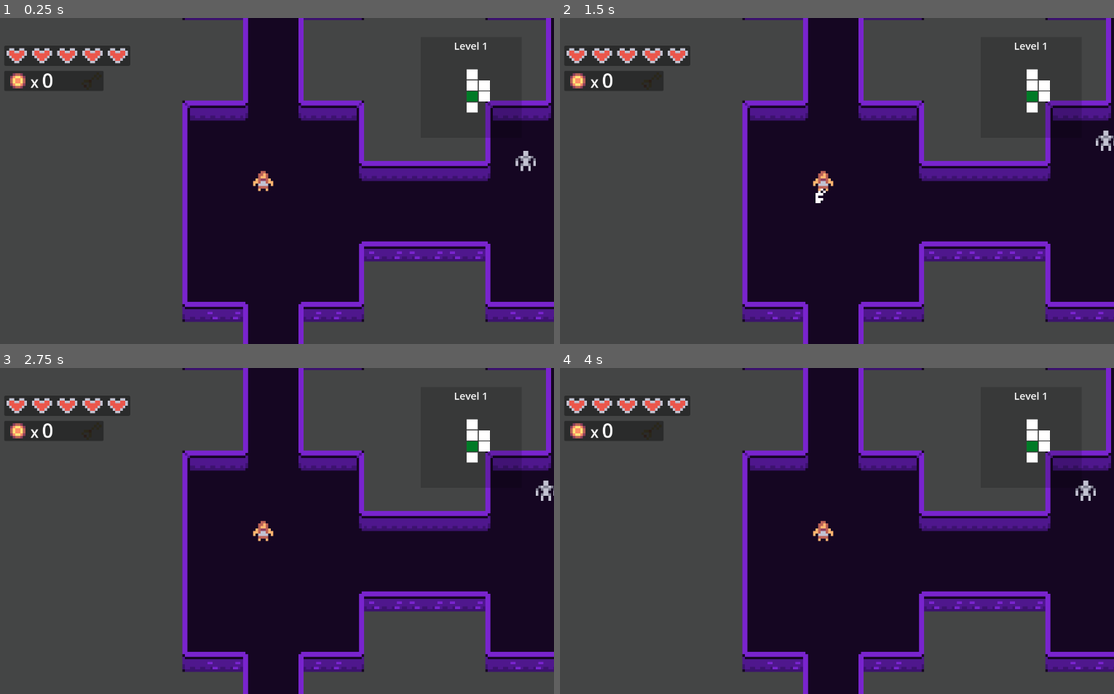
Above: before the commit, frames 1-4 (two rows, left to right).
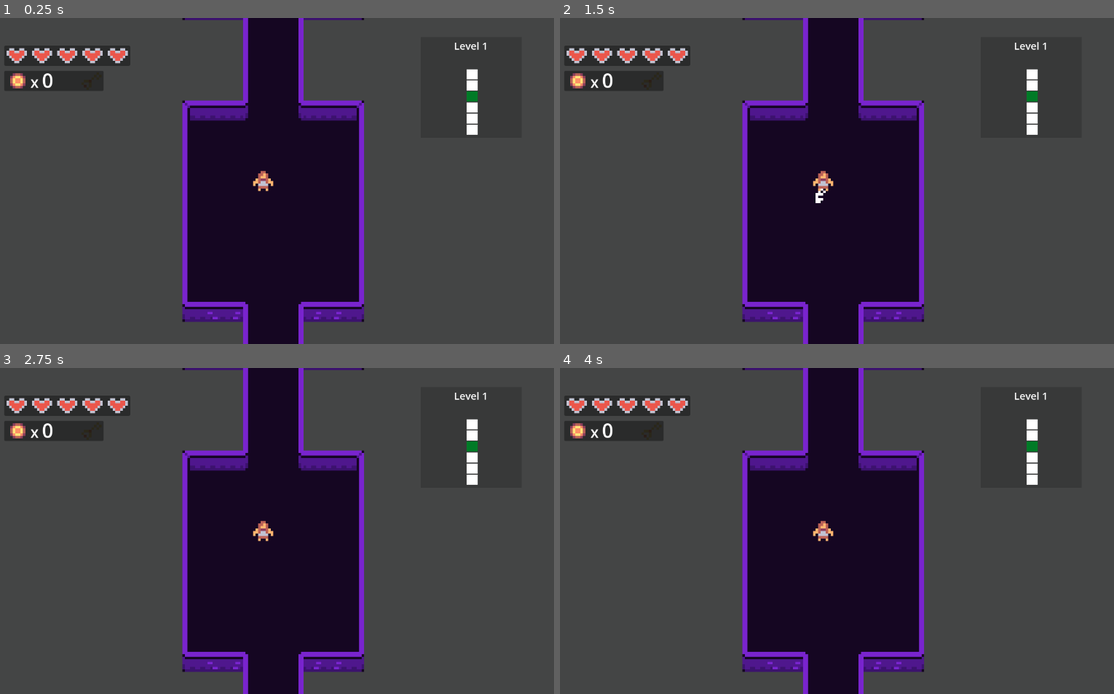
Above: after the commit, the same moments.

Repository: AyaPK/godot-roguelike
Game: Godot game, scene res://scenes/world.tscn
The game is run twice, just before and just after one commit, with the same random seed, the same clock (stepped at 60 frames per second) and the same inputs.
Inputs:
- Up to frame 1 (0.25 s): no input
- Up to frame 2 (1.5 s): tap Enter at 0.5 s; hold Right (atk_right) 0.53-1.28 s; tap Space at 1.25 s; hold Down (atk_down) from 1.28 s (still down)
- Up to frame 3 (2.75 s): tap Enter at 2 s; release Down (atk_down) at 2.03 s; hold Right (atk_right) from 2.03 s (still down)
- Up to frame 4 (4 s): tap Space at 2.75 s; release Right (atk_right) at 2.78 s; hold Up (atk_up) 2.78-3.53 s; tap Enter at 3.5 s; hold Left (atk_left) from 3.53 s (still down)

The runs differ from the first frame. In frame 1, 16% of the frame differs, in the area x 64-100%, y 0-94%; in frame 2, 16%; in frame 3, 16%; in frame 4, 16%.
Error before the commit: Invalid assignment of property or key 'texture' with value of type 'CompressedTexture2D' on a base object of type 'null instance'. (res://scripts/shop_item.gd:…

Commit message:
Add item buying and first example item

Diff:
--- a/globals/PlayerData.gd
+++ b/globals/PlayerData.gd
@@ -4,7 +4,7 @@
 var health: int = max_health
 var coins: int = 0
 var level: int = 1
-var map_seed: int = 943487
+var map_seed: int = 9434
 
 var random_modulate: Color
 
--- /dev/null
+++ b/item_resources/buy_effects/heart_up.gd
@@ -0,0 +1,6 @@
+class_name HeartUp extends OnBuy
+
+func trigger() -> void:
+	print("Bought!")
+	PlayerData.max_health += 2
+	PlayerData.change_health(2)
--- /dev/null
+++ b/item_resources/buy_effects/on_buy.gd
@@ -0,0 +1,4 @@
+class_name OnBuy extends Resource
+
+func trigger() -> void:
+	pass
--- /dev/null
+++ b/item_resources/heart_up.tres
@@ -0,0 +1,17 @@
+[gd_resource type="Resource" script_class="item" load_steps=5 format=3 uid="uid://ckcc5gngdq17r"]
+
+[ext_resource type="Script" uid="uid://whwvkd2on3v4" path="res://item_resources/item.gd" id="1_6pu65"]
+[ext_resource type="Script" uid="uid://2glu4dyd453e" path="res://item_resources/buy_effects/heart_up.gd" id="1_l53tn"]
+[ext_resource type="Texture2D" uid="uid://bkbo1hwffi5l6" path="res://assets/art/heart.png" id="3_a6373"]
+
+[sub_resource type="Resource" id="Resource_tc7tw"]
+script = ExtResource("1_l53tn")
+metadata/_custom_type_script = "uid://2glu4dyd453e"
+
+[resource]
+script = ExtResource("1_6pu65")
+name = "Heart Up"
+cost = 2
+sprite = ExtResource("3_a6373")
+on_buy = SubResource("Resource_tc7tw")
+metadata/_custom_type_script = "uid://whwvkd2on3v4"
--- /dev/null
+++ b/item_resources/item.gd
@@ -0,0 +1,6 @@
+class_name item extends Resource
+
+@export var name: String
+@export var cost: int
+@export var sprite: Texture2D
+@export var on_buy: OnBuy
--- a/scenes/shop_item.tscn
+++ b/scenes/shop_item.tscn
@@ -7,8 +7,6 @@
 
 [node name="shop_item" type="Area2D"]
 script = ExtResource("1_lrx6i")
-item_sprite = ExtResource("3_6gmg1")
-price = 20
 
 [node name="sprite" type="Sprite2D" parent="."]
 scale = Vector2(5, 5)
@@ -25,3 +23,5 @@
 theme_override_font_sizes/font_size = 20
 text = "20"
 horizontal_alignment = 1
+
+[connection signal="body_entered" from="." to="." method="_on_body_entered"]
--- a/scenes/store.tscn
+++ b/scenes/store.tscn
@@ -1,9 +1,8 @@
-[gd_scene load_steps=8 format=4 uid="uid://8kbyd5isujrl"]
+[gd_scene load_steps=7 format=4 uid="uid://8kbyd5isujrl"]
 
 [ext_resource type="Script" uid="uid://yd7y28p50pny" path="res://scripts/store.gd" id="1_atuvt"]
 [ext_resource type="PackedScene" uid="uid://6pfhelitf4oh" path="res://scenes/shopkeep.tscn" id="2_codmc"]
 [ext_resource type="PackedScene" uid="uid://bwdpdotk3txgg" path="res://scenes/shop_item.tscn" id="4_dq3y1"]
-[ext_resource type="Texture2D" uid="uid://c0iw6bmcbhanj" path="res://assets/art/coin.png" id="5_gf6f2"]
 [ext_resource type="Texture2D" uid="uid://ckv0lcmorb02i" path="res://assets/art/caves.png" id="7_fygda"]
 
 [sub_resource type="TileSetAtlasSource" id="TileSetAtlasSource_rwgxs"]
@@ -131,6 +130,8 @@
 [node name="Shopkeep" parent="." instance=ExtResource("2_codmc")]
 position = Vector2(178, 134)
 
-[node name="shop_item" parent="." instance=ExtResource("4_dq3y1")]
-position = Vector2(94, 218)
-item_sprite = ExtResource("5_gf6f2")
+[node name="shop_item_1" parent="." instance=ExtResource("4_dq3y1")]
+position = Vector2(120, 200)
+
+[node name="shop_item_2" parent="." instance=ExtResource("4_dq3y1")]
+position = Vector2(240, 200)
--- a/scripts/shop_item.gd
+++ b/scripts/shop_item.gd
@@ -1,23 +1,32 @@
 @tool
 extends Area2D
 
-@export var item_sprite: Texture2D :
+@export var item_resource: item :
 	set(_v):
-		item_sprite = _v
+		item_resource = _v
+		item_sprite = _v.sprite
 		set_sprite()
+		price = _v.cost
+		set_price()
 
-@export var price: int = 100 :
-	set(_v):
-		price = _v
-		set_price()
+var item_sprite: Texture2D
+var price: int = 100
 
 func _ready() -> void:
 	$sprite.texture = item_sprite
 	$cost_label.text = str(price)
 
 func set_sprite() -> void:
-	print("eeee")
 	$sprite.texture = item_sprite
 
 func set_price() -> void:
 	$cost_label.text = str(price)
+
+func _on_body_entered(body: Node2D) -> void:
+	if body.is_in_group("Player"):
+		if PlayerData.coins >= item_resource.cost:
+			PlayerData.coins -= item_resource.cost
+			item_resource.on_buy.trigger()
+			queue_free()
+		else:
+			print("Too poor!")
--- a/scripts/store.gd
+++ b/scripts/store.gd
@@ -1,6 +1,12 @@
 class_name store_room extends base_room
 
 @export var shopkeep_node: PackedScene
+
+var item_resources = [
+	"res://item_resources/heart_up.tres"
+]
+
+var items = []
 
 func _ready():
 	for c in get_children():
@@ -29,4 +35,6 @@
 	pass
 
 func generate_interior() -> void:
-	pass
+	$shop_item_1.item_resource = load(item_resources.pick_random())
+	$shop_item_2.item_resource = load(item_resources.pick_random())
+	items.append($shop_item_1.item_resource)
Not shown, added: item_resources/buy_effects/heart_up.gd.uid
Not shown, added: item_resources/buy_effects/on_buy.gd.uid
Not shown, added: item_resources/item.gd.uid
